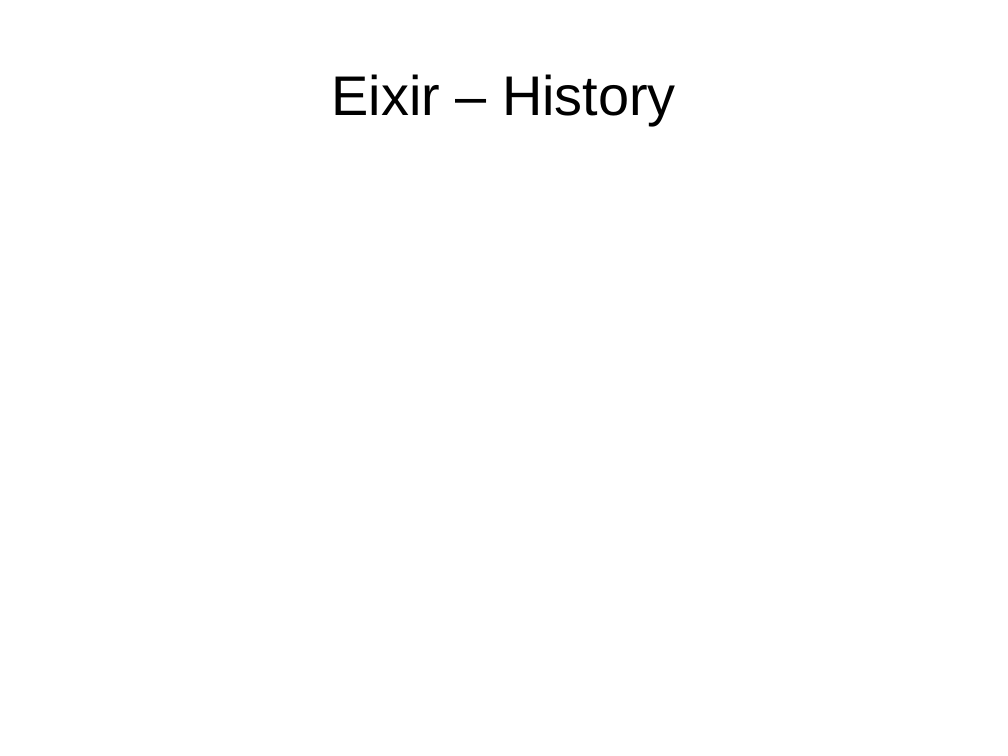
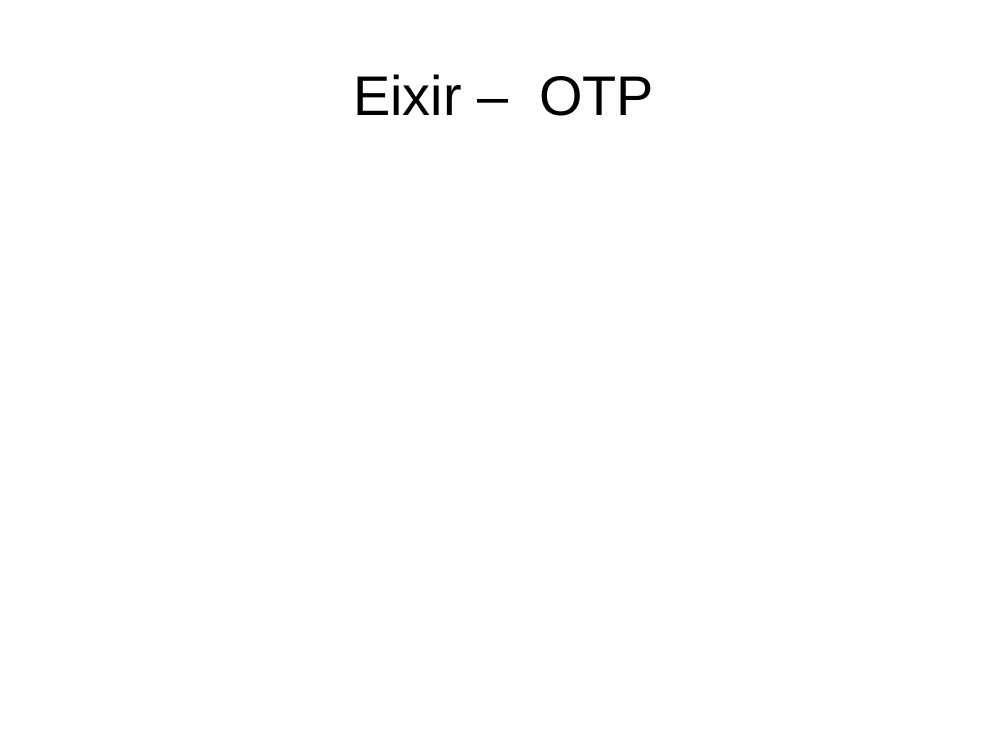
Before and after one commit to ramortegui/talks, a slide deck: slide 4 of elixir-otp-basics.odp (slide 3 before the commit). Drawn at 1008x756 pixels with LibreOffice and Linux fonts; fonts in the diff are those of the drawing. Boxes give left, top, right and bottom in pixels: in the first picture for what was removed or moved away, otherwise in the second. Text is boxed around its words. In the diff, an @@ line names an element or a change of style, - is before the commit and + after.

```diff
--- a/elixir-otp-basics.odp
+++ b/elixir-otp-basics.odp
@@ title at [353, 74, 654, 116]: text changed @@
-Eixir – History
+Eixir – OTP
```
Also in this commit, not shown: 1 other slide changed, 1 slide added.
